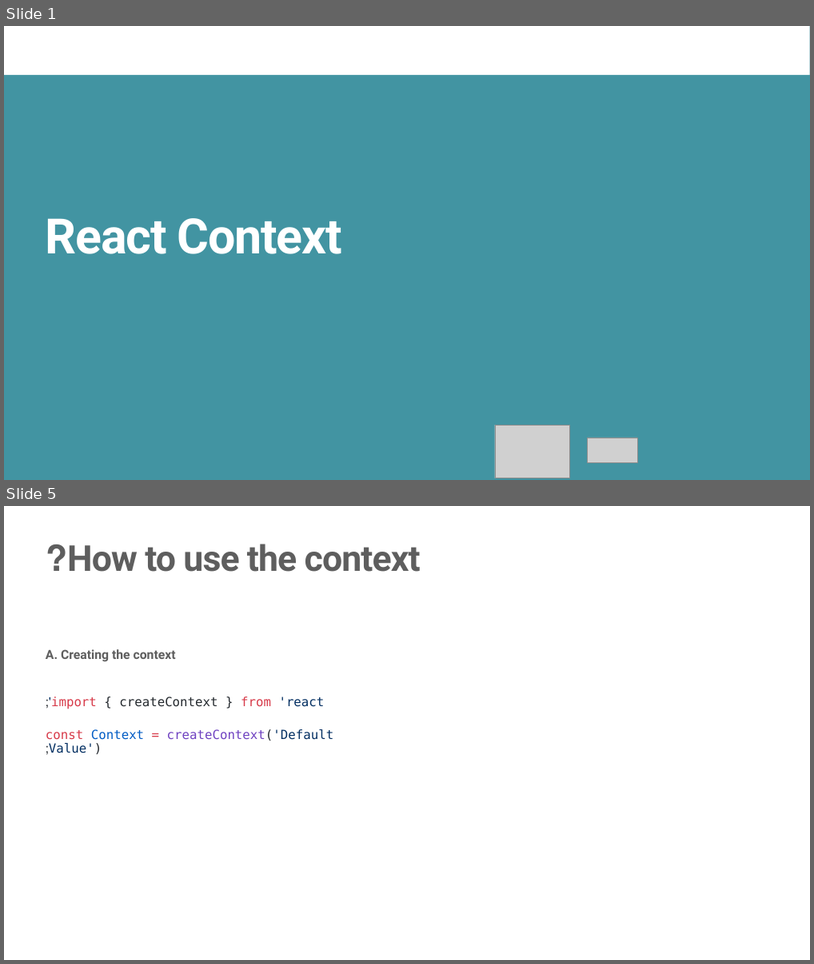
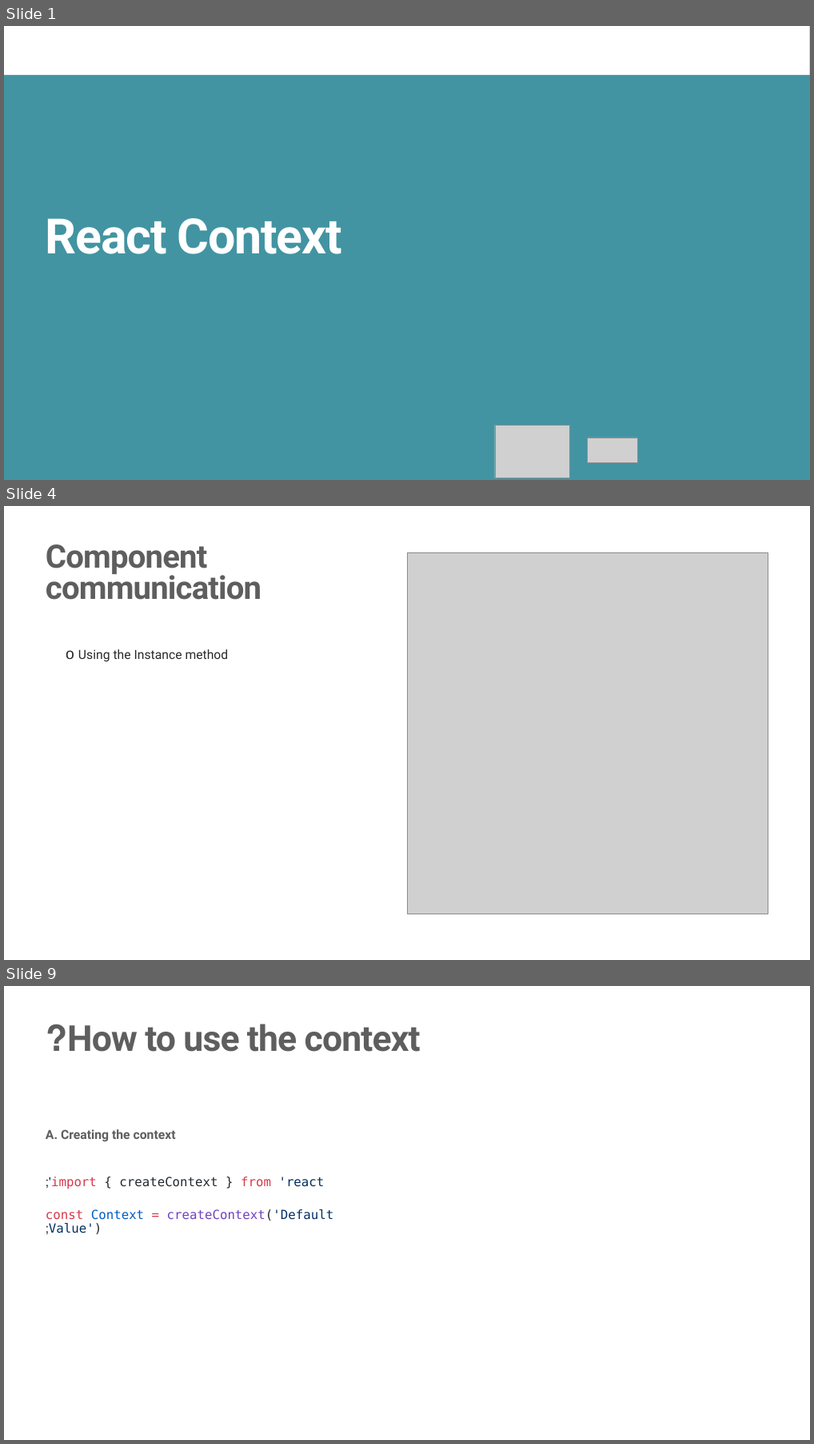
Before and after one commit to JS-RUH-1/React-Lessons, a slide deck: useContext.pptx. Shown one above the other, each under a label of ours: slides 1 and 5 before the commit, slides 1, 4 and 9 after it; the slides between them are not shown. The pictures are 814x964 and 814x1444 pixels, drawn with LibreOffice and Linux fonts; fonts in the diff are those of the drawing; grey boxes stand for pictures; background and template pictures are left out. Boxes give left, top, right and bottom in pixels: in the first picture for what was removed or moved away, otherwise in the second. Text is boxed around its words. In the diff, an @@ line names an element or a change of style, - is before the commit and + after.

```diff
--- a/useContext.pptx
+++ b/useContext.pptx
@@ slide 4 added at (x1=4, y1=506, x2=810, y2=960), background #FFFFFF @@
@@ title added at (x1=46, y1=544, x2=262, y2=600), 76.5 pt, text #5E5E5E, bold @@
+Component
+communication
@@ picture added at (x1=407, y1=552, x2=768, y2=913) @@
@@ text added at (x1=78, y1=649, x2=229, y2=662), 30 pt, text #292929 @@
+  o Using the Instance method
@@ what was slide 5 is now slide 9 @@
```
Also in this commit, not shown: 2 slides changed, 3 other slides added, 3 other files.
